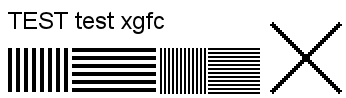
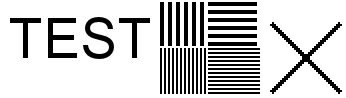
Layered file, before and after one edit (346x98). Changes by layer:
renamed "TEST test xgfc" to "TEST", painted on it over [8,11,164,59]
added layer "Layer" above "Background" over [160,2,257,46]
painted on "Background" over [8,48,156,92]
